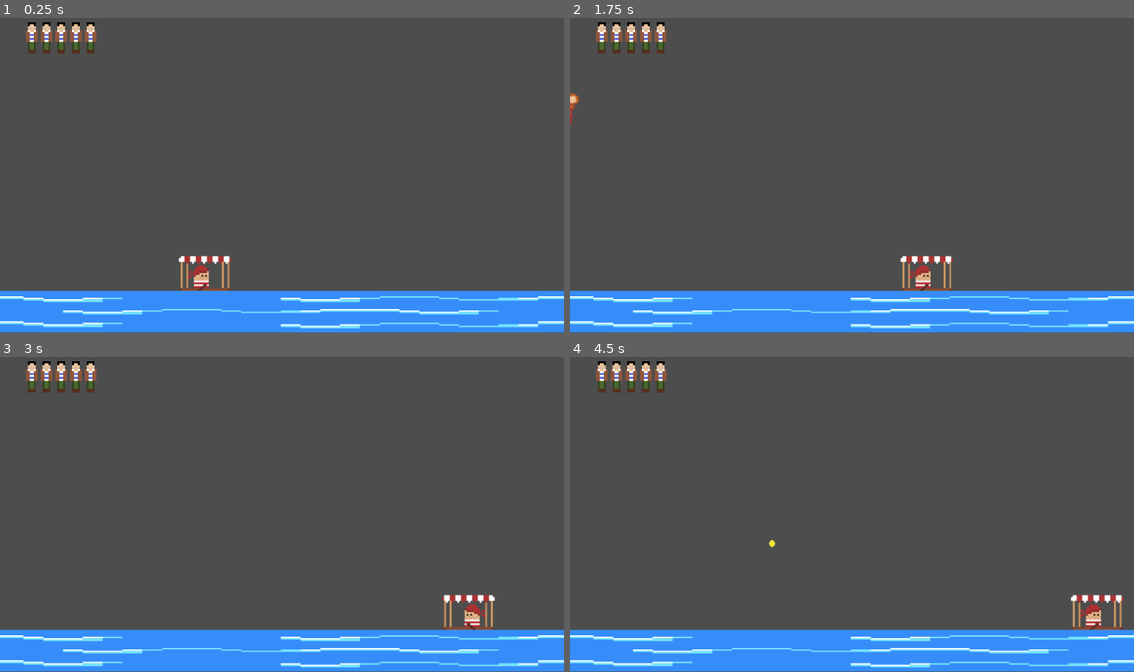
Above: before the commit, frames 1-4 (two rows, left to right).
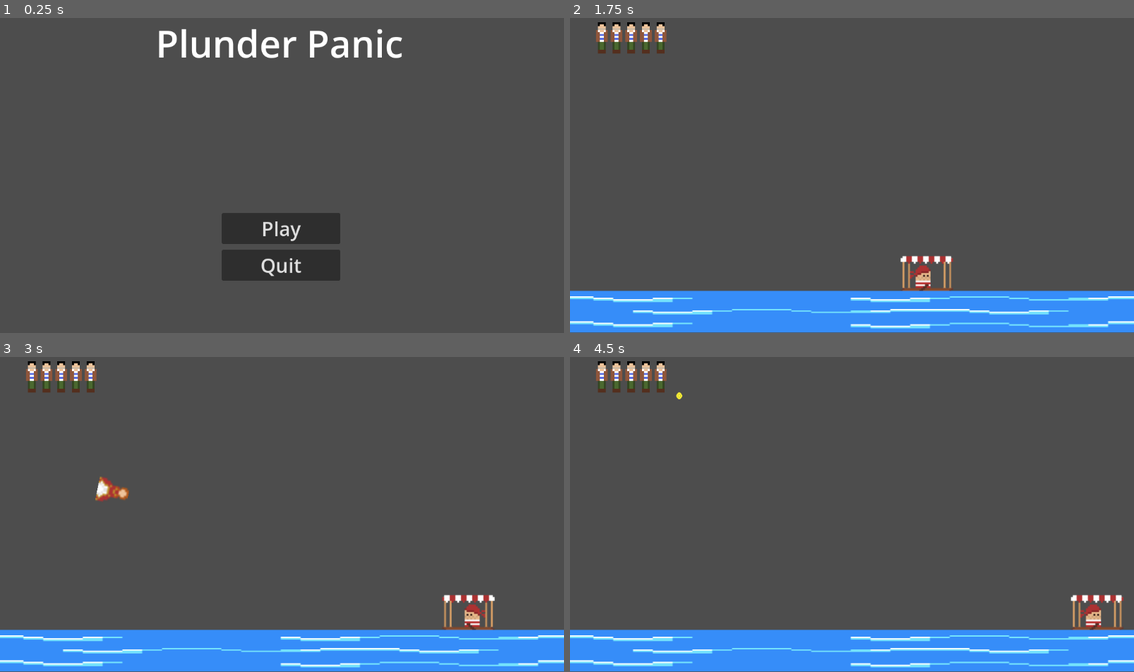
Above: after the commit, the same moments.

Repository: Snowb0lt/Plunder-Panic
Game: Godot game, scene res://main_menu.tscn
Same seed, same stepped clock (60 frames per second), same inputs: the game is played once before the commit and once after it. Before the commit the project starts from res://Game.tscn.
Inputs (mouse positions are in pixels of both pictures, inside the frame that each line leads up to):
- Up to frame 1 (0.25 s): no input
- Up to frame 2 (1.75 s): click (852, 229) at 0.5 s, where only the run after the commit has a clickable "Play"; tap Enter at 1.25 s; hold D (moveRight) from 1.28 s (still down); tap Shift (Accel) at 1.52 s
- Up to frame 3 (3 s): tap Shift (Accel) at 2.27 s; release D (moveRight) at 2.78 s; hold A (moveLeft) from 2.78 s (still down)
- Up to frame 4 (4.5 s): release A (moveLeft) at 3.53 s; hold D (moveRight) from 3.53 s (still down); tap Shift (Accel) at 3.77 s

The runs differ from the first frame. In frame 1, 20% of the frame differs, in the area x 0-100%, y 1-100%; in frame 2, less than 0.1%; in frame 3, 0.3%; in frame 4, less than 0.1%.

Commit message:
Menus added

Diff:
--- a/Game.tscn
+++ b/Game.tscn
@@ -81,6 +81,48 @@
 horizontal_alignment = 1
 vertical_alignment = 1
 
+[node name="GameOverUI" type="Node2D" parent="UI"]
+visible = false
+position = Vector2(501, 72)
+
+[node name="Game Over" type="Label" parent="UI/GameOverUI"]
+offset_left = -99.0
+offset_top = -13.0
+offset_right = 116.0
+offset_bottom = 60.0
+theme_override_font_sizes/font_size = 40
+text = "Game Over"
+horizontal_alignment = 1
+vertical_alignment = 1
+
+[node name="Stats" type="Label" parent="UI/GameOverUI"]
+offset_left = -254.0
+offset_top = 81.0
+offset_right = 440.0
+offset_bottom = 310.0
+theme_override_font_sizes/font_size = 40
+text = "Total Score in Loot:
+Total Chests Plundered:
+Members of the Nobility Kidnapped:
+Supplies Transfered:"
+vertical_alignment = 1
+
+[node name="Restart" type="Button" parent="UI/GameOverUI"]
+offset_left = -185.0
+offset_top = 332.0
+offset_right = -7.0
+offset_bottom = 376.0
+theme_override_font_sizes/font_size = 28
+text = "Restart"
+
+[node name="Menu" type="Button" parent="UI/GameOverUI"]
+offset_left = 104.0
+offset_top = 332.0
+offset_right = 282.0
+offset_bottom = 376.0
+theme_override_font_sizes/font_size = 28
+text = "Menu"
+
 [node name="Crew Container" type="HBoxContainer" parent="UI"]
 offset_left = 51.0
 offset_top = 13.0
@@ -150,6 +192,8 @@
 [connection signal="body_entered" from="Bounds/Water/Area2D" to="Bounds/Water" method="_on_area_2d_body_entered"]
 [connection signal="body_entered" from="Bounds/ScoreAreaTreasure" to="." method="_on_score_area_treasure_body_entered"]
 [connection signal="body_entered" from="Bounds/ScoreAreaSupplies" to="." method="_on_score_area_supplies_body_entered"]
+[connection signal="pressed" from="UI/GameOverUI/Restart" to="." method="_on_restart_pressed"]
+[connection signal="pressed" from="UI/GameOverUI/Menu" to="." method="_on_menu_pressed"]
 [connection signal="timeout" from="Spawners/Spawners (Boarded Ship)/Treasure Timer" to="Spawners" method="_on_treasure_timer_timeout"]
 [connection signal="timeout" from="Spawners/Spawners (Boarded Ship)/Bomb Timer" to="Spawners" method="_on_bomb_timer_timeout"]
 [connection signal="timeout" from="Spawners/Spawner (Friendly Ship)/Supply Timer" to="Spawners" method="_on_supply_timer_timeout"]
--- /dev/null
+++ b/MenuScript.gd
@@ -0,0 +1,18 @@
+extends Node2D
+
+
+# Called when the node enters the scene tree for the first time.
+func _ready():
+	pass # Replace with function body.
+
+
+# Called every frame. 'delta' is the elapsed time since the previous frame.
+func _process(delta):
+	pass
+
+
+func _on_start_pressed():
+	get_tree().change_scene_to_file("res://Game.tscn")
+
+func _on_quit_pressed():
+	get_tree().quit()
--- a/Scripts/GameManager.gd
+++ b/Scripts/GameManager.gd
@@ -63,3 +63,17 @@
 	print("The Game Is Over")
 	$Spawners.StopTimers()
 	isMatchOver = true
+	LoadStats()
+
+@onready var gameOverUI = get_node("UI/GameOverUI")
+@onready var stats = get_node("UI/GameOverUI/Stats")
+func LoadStats():
+	gameOverUI.visible = true
+	stats.text = "Total Score in Loot: " + str(score) + "\nTotal Chests Plundered: " + "\nMembers of the Nobility Kidnapped: " + "\nSupplies Transfered: "
+
+#Menu Functions
+func _on_restart_pressed():
+	get_tree().change_scene_to_file("res://Game.tscn")
+
+func _on_menu_pressed():
+	get_tree().change_scene_to_file("res://main_menu.tscn")
--- /dev/null
+++ b/main_menu.tscn
@@ -0,0 +1,36 @@
+[gd_scene load_steps=2 format=3 uid="uid://bokmjpw52n4vc"]
+
+[ext_resource type="Script" path="res://MenuScript.gd" id="1_drjea"]
+
+[node name="Main Menu" type="Node2D"]
+script = ExtResource("1_drjea")
+
+[node name="Label" type="Label" parent="."]
+offset_left = 274.0
+offset_top = 1.0
+offset_right = 869.0
+offset_bottom = 110.0
+theme_override_font_sizes/font_size = 76
+text = "Plunder Panic"
+horizontal_alignment = 1
+vertical_alignment = 1
+
+[node name="Start" type="Button" parent="."]
+offset_left = 453.0
+offset_top = 403.0
+offset_right = 695.0
+offset_bottom = 464.0
+theme_override_font_sizes/font_size = 40
+text = "Play"
+
+[node name="Quit" type="Button" parent="."]
+offset_left = 453.0
+offset_top = 478.0
+offset_right = 695.0
+offset_bottom = 539.0
+theme_override_font_sizes/font_size = 40
+text = "Quit
+"
+
+[connection signal="pressed" from="Start" to="." method="_on_start_pressed"]
+[connection signal="pressed" from="Quit" to="." method="_on_quit_pressed"]
--- a/project.godot
+++ b/project.godot
@@ -11,7 +11,7 @@
 [application]
 
 config/name="Plunder Panic"
-run/main_scene="res://Game.tscn"
+run/main_scene="res://main_menu.tscn"
 config/features=PackedStringArray("4.2", "Forward Plus")
 config/icon="res://icon.svg"
 
